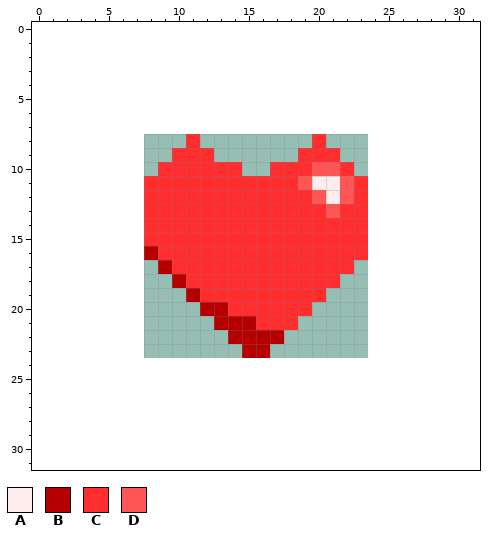
Pixel-art sprite: player/heart.png. Above, as it was before the edit.
The file is 16x16 pixels. The old version is drawn lined up with the new one, on the new canvas.
Palette (. is transparent): A #ffeded  B #b60000  C #ff2d2d  D #ff5555
Pixels before, first column x 8:
 8 ...C........C...
 9 ..CCC......CCC..
10 .CCCCCC..CCCDDC.
11 CCCCCCCCCCCDAADC
12 CCCCCCCCCCCCDADC
13 CCCCCCCCCCCCCDCC
14 CCCCCCCCCCCCCCCC
15 CCCCCCCCCCCCCCCC
16 BCCCCCCCCCCCCCCC
17 .BCCCCCCCCCCCCC.
18 ..BCCCCCCCCCCC..
19 ...BCCCCCCCCC...
20 ....BBCCCCCC....
21 .....BBBCCC.....
22 ......BBBB......
23 .......BB.......
New version:
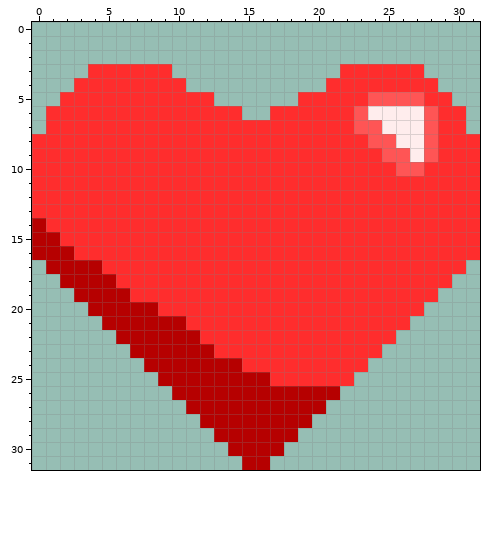
Change:
{"change": "canvas 16x16 -> 32x32, the old top-left corner now at 8,8"}
{"y":3,"x":4,"old":"......","new":"CCCCCC"}
{"y":3,"x":22,"old":"......","new":"CCCCCC"}
{"y":4,"x":3,"old":"........","new":"CCCCCCCC"}
{"y":4,"x":21,"old":"........","new":"CCCCCCCC"}
{"y":5,"x":2,"old":"...........","new":"CCCCCCCCCCC"}
{"y":5,"x":19,"old":"...........","new":"CCCCCDDDDCC"}
{"y":6,"x":1,"old":"..............","new":"CCCCCCCCCCCCCC"}
{"y":6,"x":17,"old":"..............","new":"CCCCCCDAAAADCC"}
{"y":7,"x":1,"old":"..............................","new":"CCCCCCCCCCCCCCCCCCCCCCDDAAADCC"}
{"y":8,"x":0,"old":"...........","new":"CCCCCCCCCCC"}
{"y":8,"x":12,"old":"........","new":"CCCCCCCC"}
{"y":8,"x":21,"old":"...........","new":"CCCDDAADCCC"}
{"y":9,"x":0,"old":"..........","new":"CCCCCCCCCC"}
{"y":9,"x":13,"old":"......","new":"CCCCCC"}
{"y":9,"x":22,"old":"..........","new":"CCCDDADCCC"}
{"y":10,"x":0,"old":".........","new":"CCCCCCCCC"}
{"y":10,"x":15,"old":"..","new":"CC"}
{"y":10,"x":20,"old":"DD","new":"CC"}
{"y":10,"x":23,"old":".........","new":"CCCDDCCCC"}
{"y":11,"x":0,"old":"........","new":"CCCCCCCC"}
{"y":11,"x":19,"old":"DAAD","new":"CCCC"}
{"y":11,"x":24,"old":"........","new":"CCCCCCCC"}
{"y":12,"x":0,"old":"........","new":"CCCCCCCC"}
{"y":12,"x":20,"old":"DAD","new":"CCC"}
{"y":12,"x":24,"old":"........","new":"CCCCCCCC"}
{"y":13,"x":0,"old":"........","new":"CCCCCCCC"}
{"y":13,"x":21,"old":"D","new":"C"}
{"y":13,"x":24,"old":"........","new":"CCCCCCCC"}
{"y":14,"x":0,"old":"........","new":"BCCCCCCC"}
{"y":14,"x":24,"old":"........","new":"CCCCCCCC"}
{"y":15,"x":0,"old":"........","new":"BBCCCCCC"}
{"y":15,"x":24,"old":"........","new":"CCCCCCCC"}
{"y":16,"x":0,"old":"........B","new":"BBBCCCCCC"}
{"y":16,"x":24,"old":"........","new":"CCCCCCCC"}
{"y":17,"x":1,"old":"........B","new":"BBBBCCCCC"}
{"y":17,"x":23,"old":"........","new":"CCCCCCCC"}
{"y":18,"x":2,"old":"........B","new":"BBBBCCCCC"}
{"y":18,"x":22,"old":"........","new":"CCCCCCCC"}
{"y":19,"x":3,"old":"........B","new":"BBBBCCCCC"}
{"y":19,"x":21,"old":"........","new":"CCCCCCCC"}
{"y":20,"x":4,"old":"........BB","new":"BBBBBCCCCC"}
{"y":20,"x":20,"old":"........","new":"CCCCCCCC"}
{"y":21,"x":5,"old":"........BBB","new":"BBBBBBCCCCC"}
{"y":21,"x":19,"old":"........","new":"CCCCCCCC"}
{"y":22,"x":6,"old":"........BBBB........","new":"BBBBBBCCCCCCCCCCCCCC"}
{"y":23,"x":7,"old":"........BB........","new":"BBBBBBCCCCCCCCCCCC"}
{"y":24,"x":8,"old":"................","new":"BBBBBBBCCCCCCCCC"}
{"y":25,"x":9,"old":"..............","new":"BBBBBBBBCCCCCC"}
{"y":26,"x":10,"old":"............","new":"BBBBBBBBBBBB"}
{"y":27,"x":11,"old":"..........","new":"BBBBBBBBBB"}
{"y":28,"x":12,"old":"........","new":"BBBBBBBB"}
{"y":29,"x":13,"old":"......","new":"BBBBBB"}
{"y":30,"x":14,"old":"....","new":"BBBB"}
{"y":31,"x":15,"old":"..","new":"BB"}
{"label":"changed","picture_box":[32,64,480,470]}
